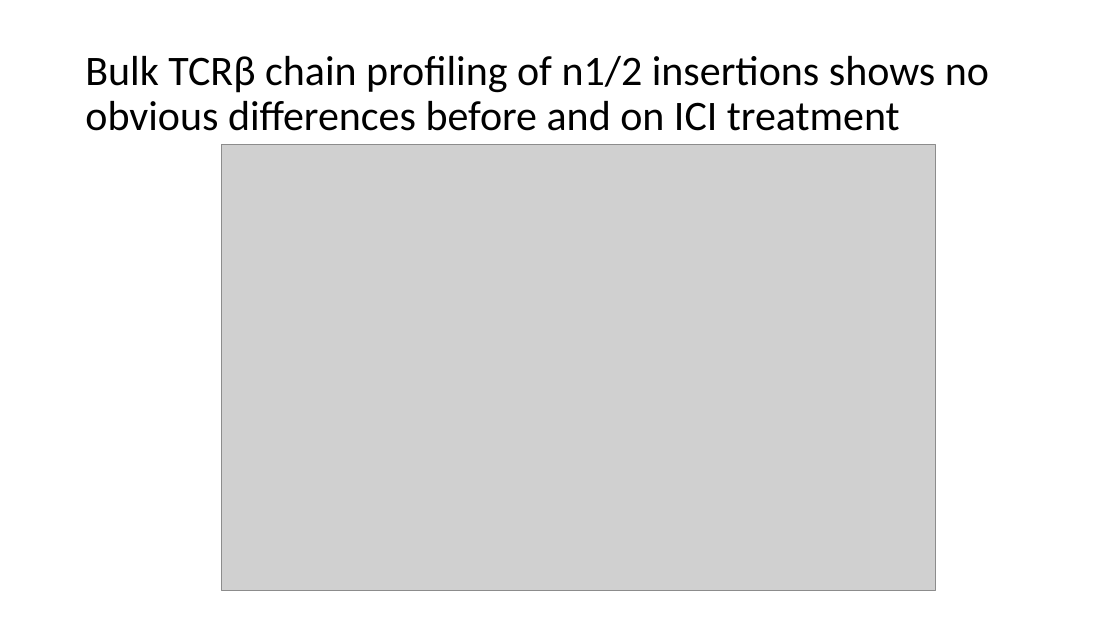
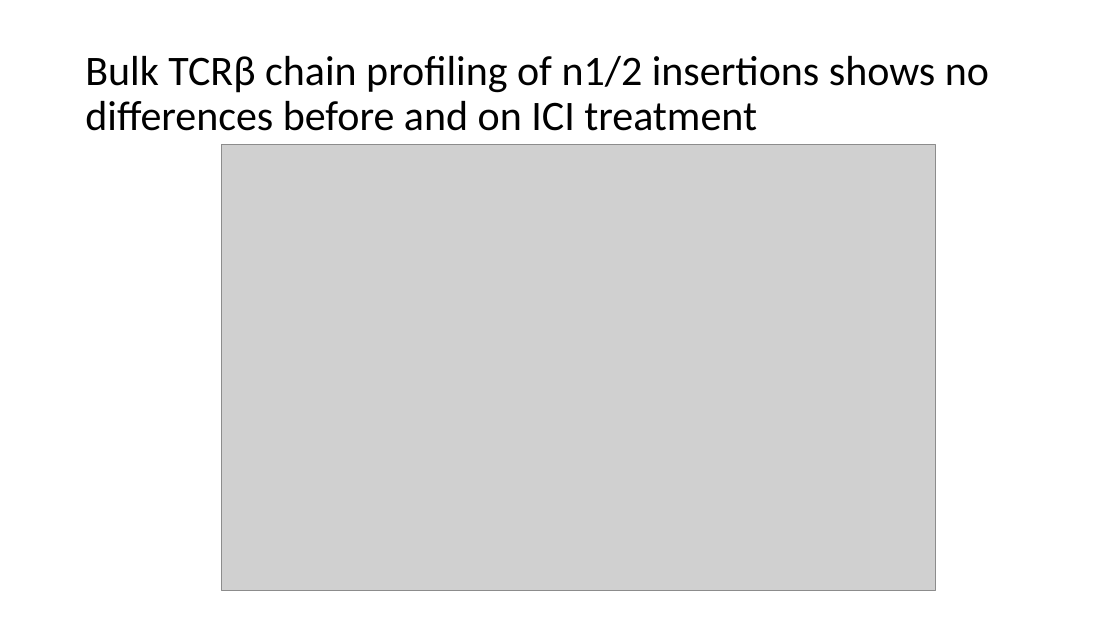
Before and after one commit to tybottorff/bottorffdocs, a slide deck: slide 8 of linsley_postdoc/presentations/weekly_meetings/10_12_23.pptx. Drawn at 1120x630 pixels with LibreOffice and Linux fonts; fonts in the diff are those of the drawing; grey boxes stand for pictures. Boxes give left, top, right and bottom in pixels: in the first picture for what was removed or moved away, otherwise in the second. Text is boxed around its words. In the diff, an @@ line names an element or a change of style, - is before the commit and + after.

```diff
--- a/linsley_postdoc/presentations/weekly_meetings/10_12_23.pptx
+++ b/linsley_postdoc/presentations/weekly_meetings/10_12_23.pptx
@@ title at (x1=85, y1=56, x2=989, y2=131): text changed @@
-Bulk TCRβ chain profiling of n1/2 insertions shows no obvious differences before and on ICI treatment
+Bulk TCRβ chain profiling of n1/2 insertions shows no differences before and on ICI treatment
```
Also in this commit, not shown: 6 other slides changed, 1 slide added.
